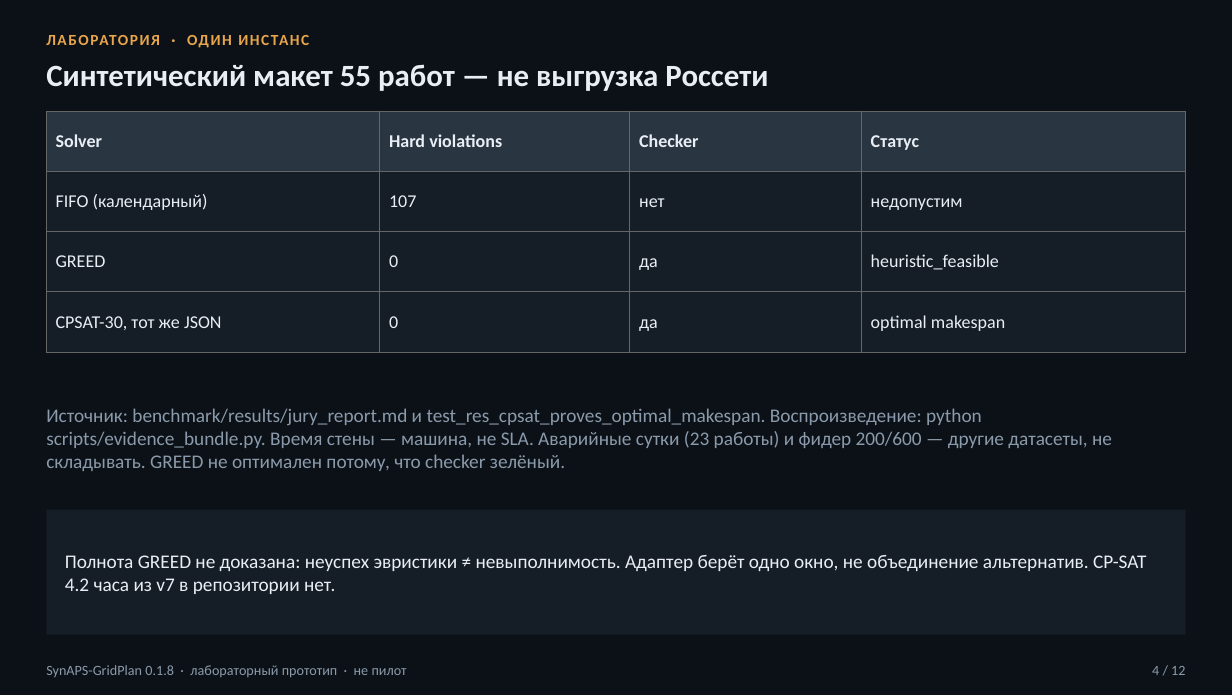
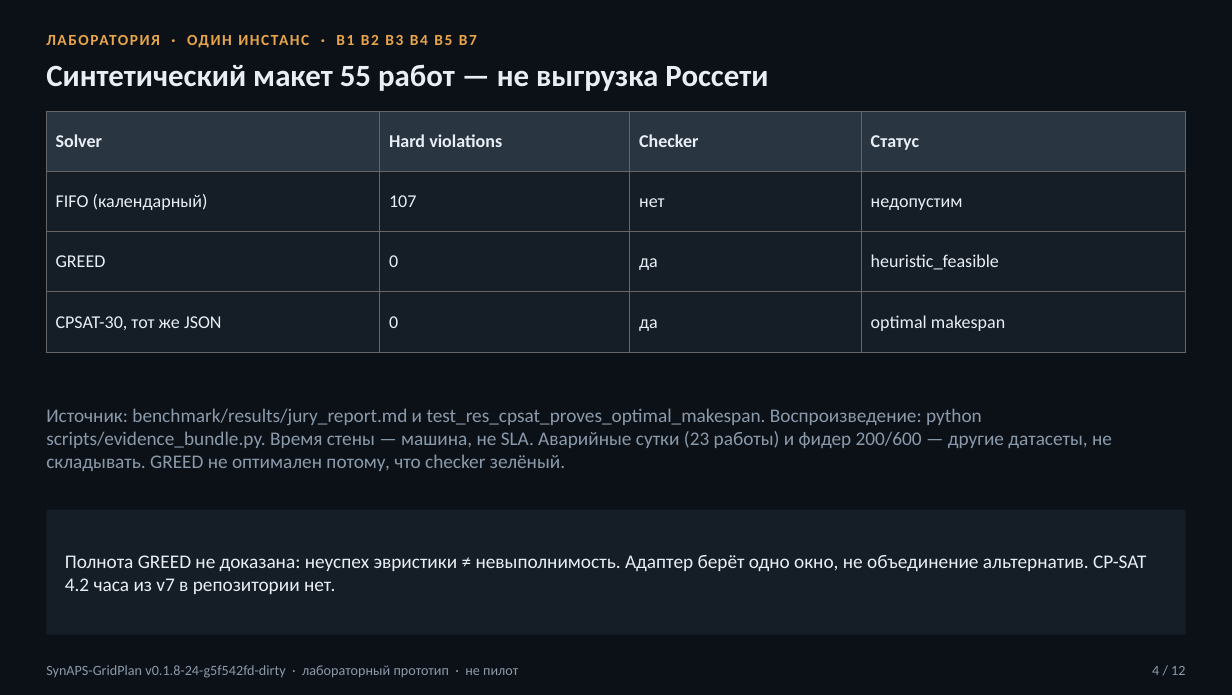
Before and after one commit to KonkovDV/SynAPS-GridPlan, a slide deck: slide 4 of SynAPS_v8_Evidence.pptx. Drawn at 1232x695 pixels with LibreOffice and Linux fonts; fonts in the diff are those of the drawing. Boxes give left, top, right and bottom in pixels: in the first picture for what was removed or moved away, otherwise in the second. Text is boxed around its words. In the diff, an @@ line names an element or a change of style, - is before the commit and + after.

```diff
--- a/SynAPS_v8_Evidence.pptx
+++ b/SynAPS_v8_Evidence.pptx
@@ text at box(187, 35, 477, 48): text changed @@
-ЛАБОРАТОРИЯ · ОДИН ИНСТАНС
+ЛАБОРАТОРИЯ · ОДИН ИНСТАНС · B1 B2 B3 B4 B5 B7
@@ text at box(46, 665, 518, 678): text changed @@
-SynAPS-GridPlan 0.1.8 · лабораторный прототип · не пилот
+SynAPS-GridPlan v0.1.8-24-g5f542fd-dirty · лабораторный прототип · не пилот
```
Also in this commit, not shown: 11 other slides changed, 16 other files.
